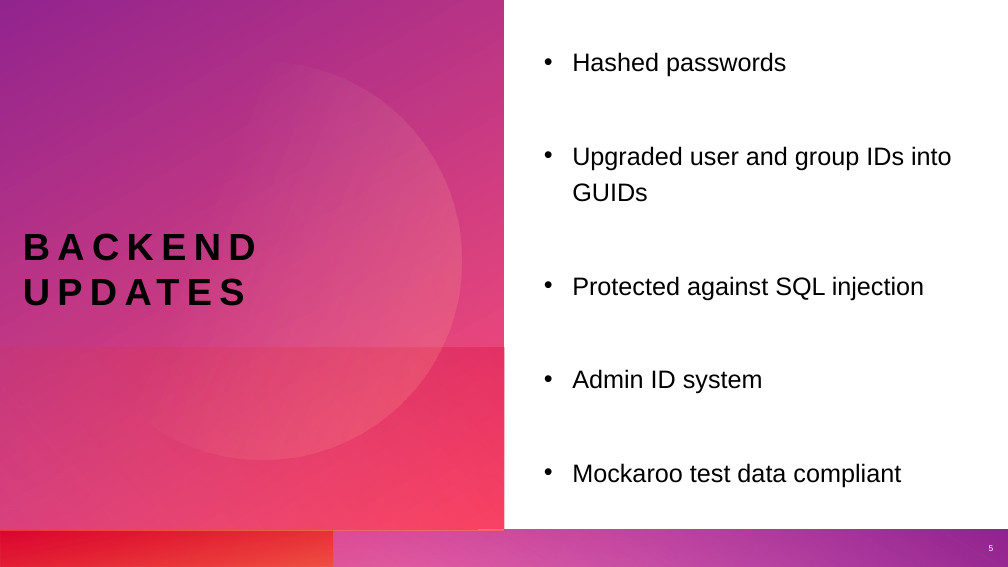
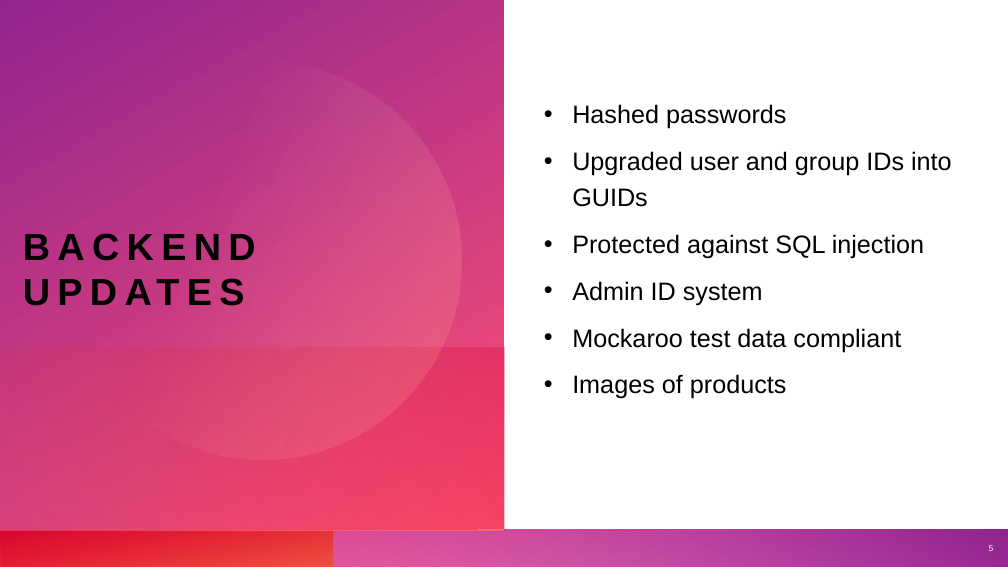
Before and after one commit to cart7982/CaravanSeraiCS360, a slide deck: slide 5 of Presentations/Caravanserai - Phase 3.pptx. Drawn at 1008x567 pixels with LibreOffice and Linux fonts; fonts in the diff are those of the drawing. Boxes give left, top, right and bottom in pixels: in the first picture for what was removed or moved away, otherwise in the second. Text is boxed around its words. In the diff, an @@ line names an element or a change of style, - is before the commit and + after.

```diff
--- a/Presentations/Caravanserai - Phase 3.pptx
+++ b/Presentations/Caravanserai - Phase 3.pptx
@@ text at <box>572,374,787,399</box>: paragraph added @@
+• Images of products
```
Also in this commit, not shown: 2 other slides changed, 1 other file.
